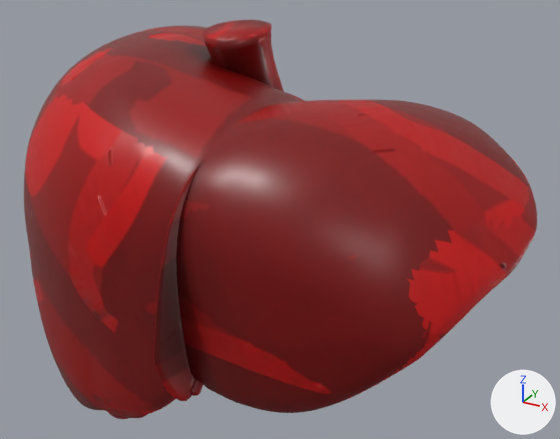
The glTF model public/3d/modeli/organi-3d/jetra.glb: old version first, new version second.
One viewpoint serves both versions: a camera (50 mm lens) standing at (0.137, -0.236, 0.132) and looking at (0.004, 0.007, 0.011). The axes (+X, +Y, +Z) are drawn at lower right. The lights are the same throughout. The first picture is the older version. Where no turn or scale is listed for an object, it has been applied to the vertices. Vertices at exactly the same position are counted once.

In view in the first picture: 'Falciform ligament (lastno)', 'Inferior vena cava (lastno)', 'Left lobe of liver (lastno)', 'Quadrate lobe of liver (lastno)', 'Right lobe of liver (lastno)', 'Round ligament of liver (lastno)' and 1 more.
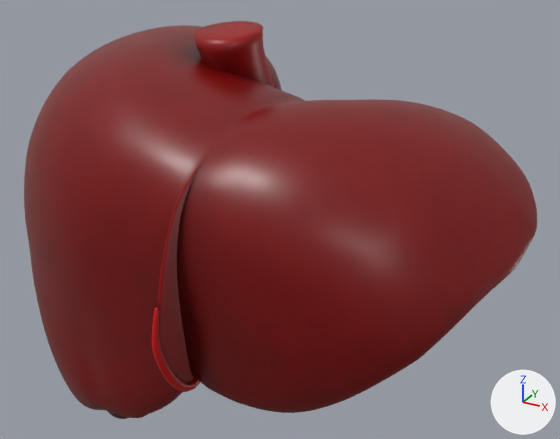
Where the newer file only moved an object's origin or applied its transform, the numbers keep the older frame.

What changed in the scene script:
```text
Change me_srpasta_002:
    remove me_srpasta_002.from_pydata(...)  # 372 vertices, 740 faces; spans x 0.009..0.0167, y -0.0814..-0.0535, z -0.0243..0.0609
    add me_srpasta_002.from_pydata(...)  # 372 vertices, 740 faces; spans x 0.0094..0.0167, y -0.0806..-0.0534, z -0.02..0.0609
    me_srpasta_002 part 1: 372 of 372 vertices moved; they spanned x 0.009..0.0167, y -0.0814..-0.0535, z -0.0243..0.0609 and now span x 0.0094..0.0167, y -0.0806..-0.0534, z -0.02..0.0609; mean shift (0.0001, 0.0005, 0.0003)
    me_srpasta_002 part 2: 698 kept faces spanning x 0.0094..0.0167, y -0.0806..-0.0534, z -0.02..0.0609 get new texture (UV) coordinates
    me_srpasta_002 part 3: 283 kept faces spanning x 0.0094..0.0167, y -0.0806..-0.0534, z -0.02..0.0609 get new vertex colours; the middle colour goes from red #d20000 to red #b20000
Change me_ivc_002:
    remove me_ivc_002.from_pydata(...)  # 434 vertices, 864 faces; spans x -0.0185..0.009, y -0.0164..0.0192, z -0.0194..0.0863
    add me_ivc_002.from_pydata(...)  # 434 vertices, 864 faces; spans x -0.0198..0.0076, y -0.0201..0.0155, z -0.0193..0.0863
    me_ivc_002 part 4: 848 kept faces spanning x -0.0198..0.0076, y -0.0201..0.0155, z -0.0193..0.0863 get new texture (UV) coordinates
    me_ivc_002 part 5: 583 kept faces spanning x -0.0194..0.0076, y -0.0201..0.0155, z -0.0193..0.0861 get new vertex colours; the middle colour goes from red #c60000 to red #bd0000
    edits to the shape of me_ivc_002 do not show in these pictures
Change me_liver_019:
    where me_liver_019.from_pydata(...)  # 12052 vertices, 24100 faces; spans x -0.0463..0.0463, y -0.0524..0.0524, z -0.0457..0.0457
    me_liver_019 part 6: 24085 kept faces spanning x -0.0463..0.0463, y -0.0524..0.0524, z -0.0457..0.0457 get new texture (UV) coordinates
    me_liver_019 part 7: 2033 kept faces spanning x -0.0463..-0.0089, y -0.0522..0.0509, z -0.0448..0.0455 get new vertex colours; the middle colour goes from red #f10000 to red #f00000
Change me_liver_018:
    remove me_liver_018.from_pydata(...)  # 20395 vertices, 40786 faces; spans x -0.103..0.023, y -0.072..0.081, z -0.086..0.08
    add me_liver_018.from_pydata(...)  # 20395 vertices, 40786 faces; spans x -0.103..0.023, y -0.071..0.081, z -0.086..0.08
    me_liver_018 part 8: 182 vertices moved within x -0.103..0.022, y -0.07..0.069, z -0.085..0.075; 264 vertices removed from x -0.103..0.023, y -0.071..0.068, z -0.085..0.075; 264 vertices added at x -0.103..0.023, y -0.07..0.069, z -0.085..0.075
    me_liver_018 part 9: 38016 kept faces spanning x -0.103..0.023, y -0.071..0.081, z -0.086..0.08 get new texture (UV) coordinates
    me_liver_018 part 10: 3746 kept faces spanning x -0.047..0.023, y -0.071..0.03, z -0.056..0.08 get new vertex colours
Change me_obla_002:
    remove me_obla_002.from_pydata(...)  # 194 vertices, 384 faces; spans x 0.0079..0.0135, y -0.0647..-0.0518, z -0.0243..-0.0087
    add me_obla_002.from_pydata(...)  # 218 vertices, 432 faces; spans x 0.0077..0.0121, y -0.0815..-0.0526, z -0.0209..0.0177
    me_obla_002 part 11: 194 vertices removed from x 0.0079..0.0135, y -0.0647..-0.0518, z -0.0243..-0.0087; 218 vertices added at x 0.0077..0.0121, y -0.0815..-0.0526, z -0.0209..0.0177
Change ob_left_lobe_of_liver__lastno:
    ob_left_lobe_of_liver__lastno.location: (0.0567, -0.0193, 0.0229) -> (0.0567, -0.0192, 0.0229)
```

What differs and where, as boxes (x1, y1, x2, y2) in the pictures (560 x 439 px; the box of a moved part takes in the faces that stretch with it):
'Left lobe of liver (lastno)', reshaped, moved
    before: (176, 100, 537, 413)
    after: (177, 100, 537, 413)
'Inferior vena cava (lastno)', reshaped
    before: (203, 20, 284, 92)
    after: (193, 21, 274, 87)
'Round ligament of liver (lastno)', reshaped
    before: (191, 379, 203, 396)
    after: (152, 307, 200, 392)
part 1 of me_srpasta_002, moved or reshaped
    before: (154, 321, 190, 401)
    after: (160, 321, 184, 371)
part 2 of me_srpasta_002, surface changed
    before: (153, 162, 202, 401)
    after: (157, 162, 202, 381)
part 3 of me_srpasta_002, recoloured
    before: (153, 205, 195, 401)
    after: (157, 205, 194, 381)
part 4 of me_ivc_002, surface changed
    before: (203, 20, 284, 92)
    after: (193, 21, 274, 87)
part 5 of me_ivc_002, recoloured
    before: (203, 30, 284, 92)
    after: (194, 31, 274, 87)
part 6 of me_liver_019, surface changed
    both: (177, 100, 537, 413)
part 7 of me_liver_019, recoloured
    both: (184, 101, 307, 406)
part 8 of me_liver_018, moved or reshaped (mostly hidden)
    before: (49, 75, 301, 410)
    after: (49, 75, 300, 410)
part 9 of me_liver_018, surface changed
    both: (24, 25, 301, 411)
part 10 of me_liver_018, recoloured
    before: (146, 29, 285, 348)
    after: (146, 28, 289, 392)
